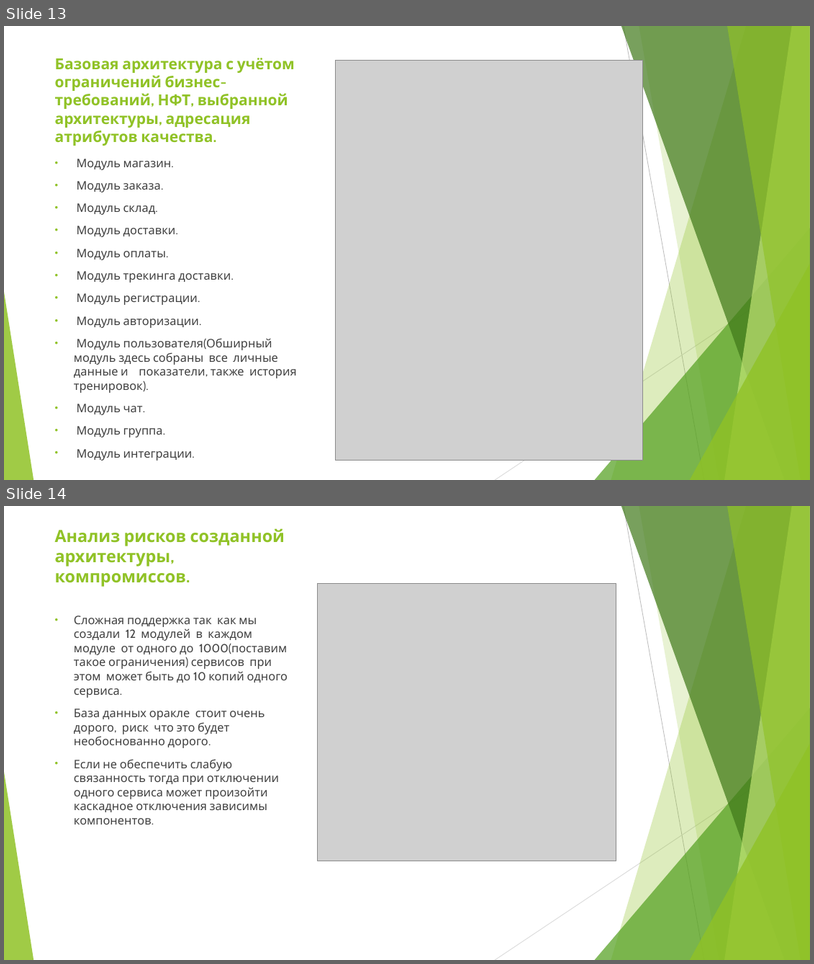
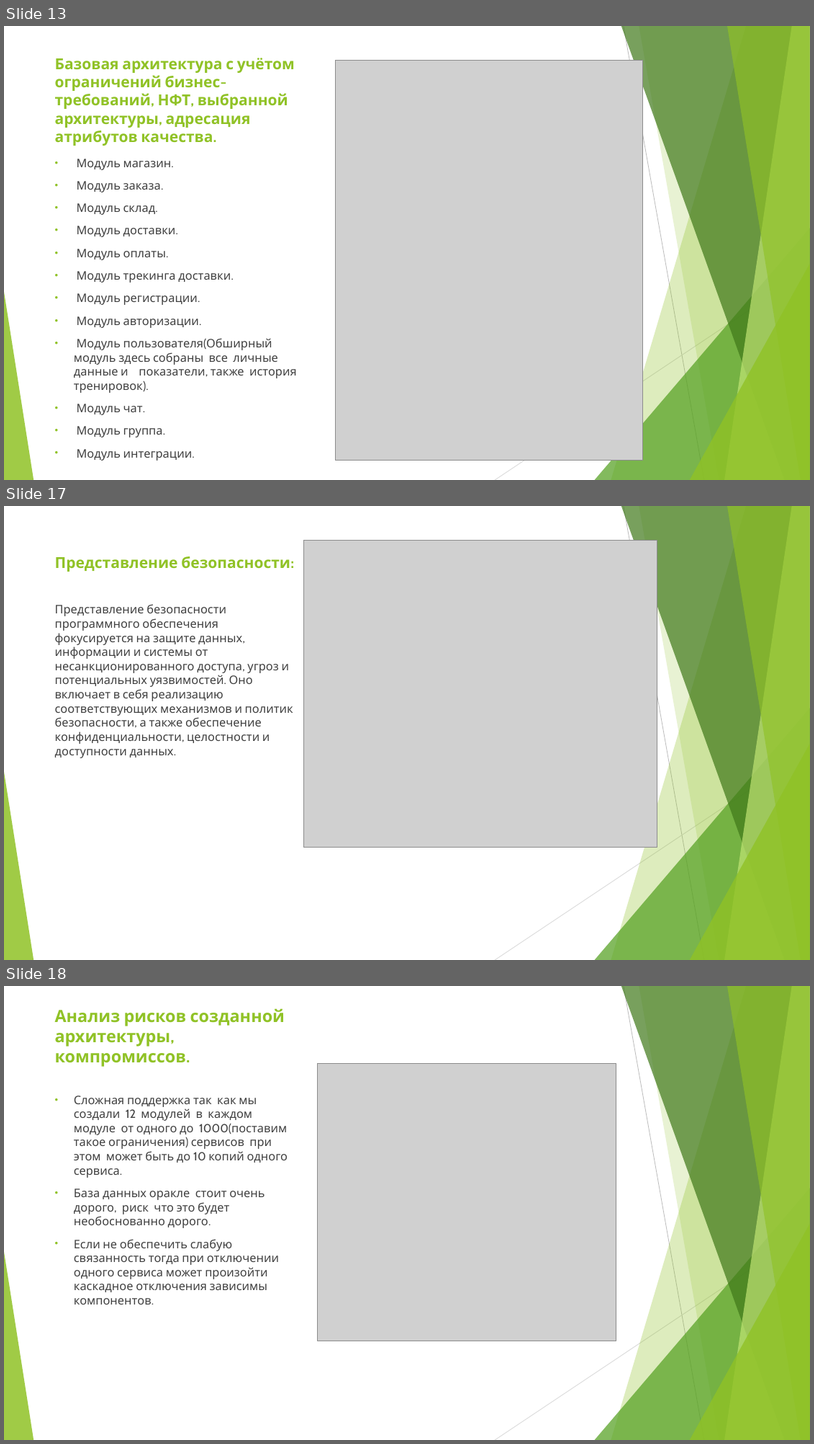
Before and after one commit to eafonasyev/diplom, a slide deck: diplom/diplom_prezentation.pptx. Shown one above the other, each under a label of ours: slides 13 and 14 before the commit, slides 13, 17 and 18 after it; the slides between them are not shown. The pictures are 814x964 and 814x1444 pixels, drawn with LibreOffice and Linux fonts; fonts in the diff are those of the drawing; grey boxes stand for pictures. Boxes give left, top, right and bottom in pixels: in the first picture for what was removed or moved away, otherwise in the second. Text is boxed around its words. In the diff, an @@ line names an element or a change of style, - is before the commit and + after.

```diff
--- a/diplom/diplom_prezentation.pptx
+++ b/diplom/diplom_prezentation.pptx
@@ slide 17 added at (4, 506, 810, 960), background #FFFFFF; not listed: 10 template elements that a slide beside it also shows @@
@@ picture added at (304, 540, 657, 847) @@
@@ title added at (55, 556, 291, 572), 18 pt, text #90C226, bold @@
+Представление безопасности:
@@ text added at (55, 604, 293, 758), 14 pt, text #404040 @@
+Представление безопасности программного обеспечения фокусируется на защите данных, информации и системы от несанкционированного доступа, угроз и потенциальных уязвимостей. Оно включает в себя реализацию соответствующих механизмов и политик безопасности, а также обеспечение конфиденциальности, целостности и доступности данных.
@@ what was slide 14 is now slide 18 @@
```
Also in this commit, not shown: 2 slides changed, 3 other slides added, 8 other files.
